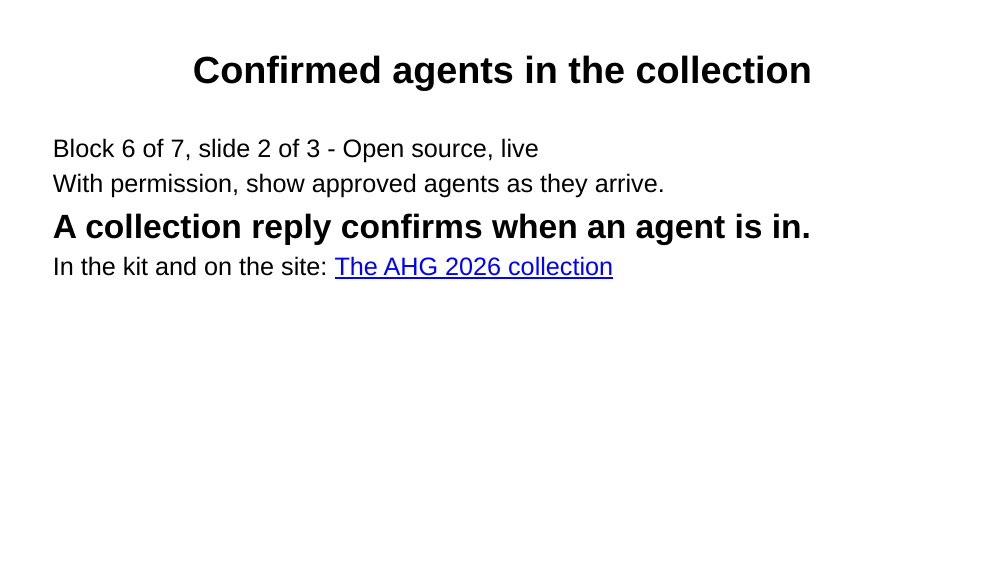
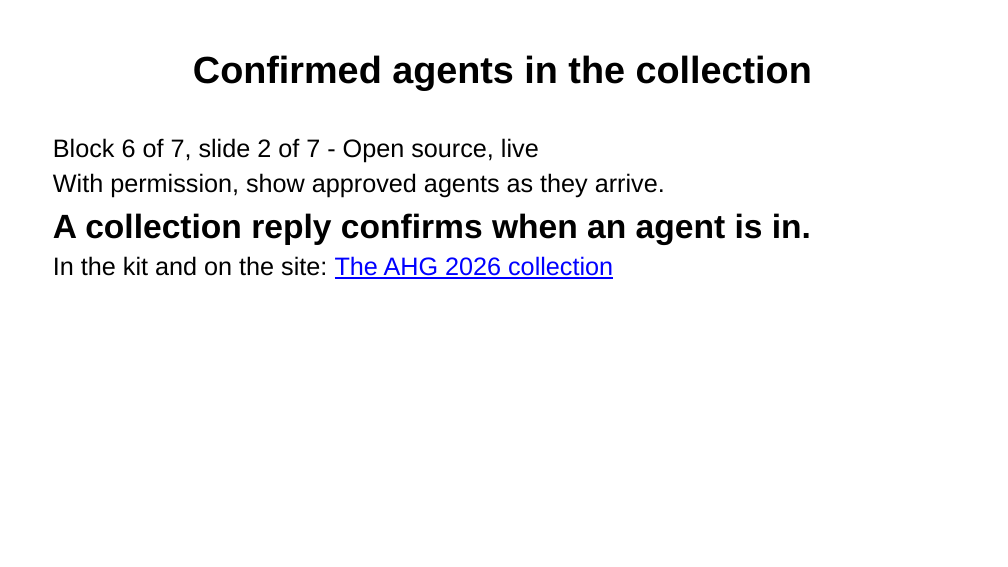
Before and after one commit to Community-Access/glow, a slide deck: slide 29 of docs/ahg-2026/slides.pptx. Drawn at 1008x567 pixels with LibreOffice and Linux fonts; fonts in the diff are those of the drawing. Boxes give left, top, right and bottom in pixels: in the first picture for what was removed or moved away, otherwise in the second. Text is boxed around its words. In the diff, an @@ line names an element or a change of style, - is before the commit and + after.

```diff
--- a/docs/ahg-2026/slides.pptx
+++ b/docs/ahg-2026/slides.pptx
@@ text at [53,138,539,163]: text changed @@
-Block 6 of 7, slide 2 of 3 - Open source, live
+Block 6 of 7, slide 2 of 7 - Open source, live
```
Also in this commit, not shown: 2 other slides changed, 4 slides added, 26 other files.
